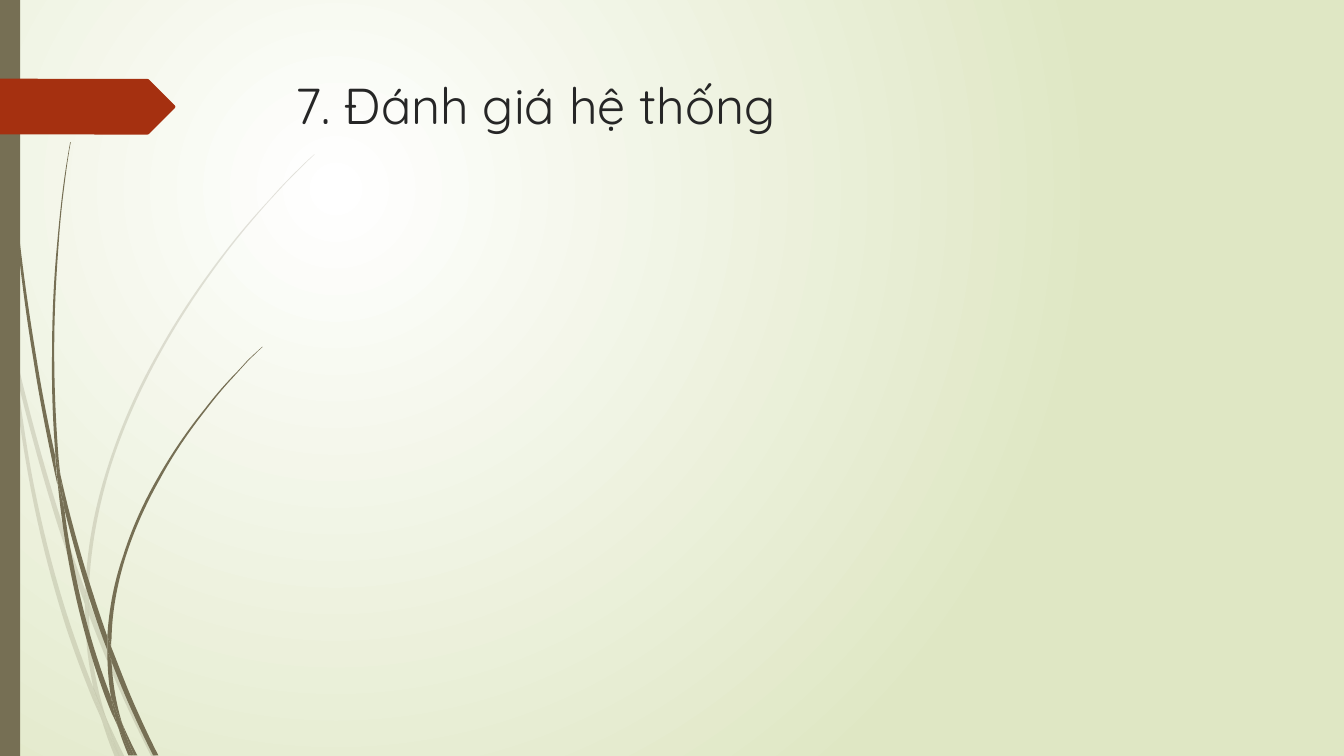
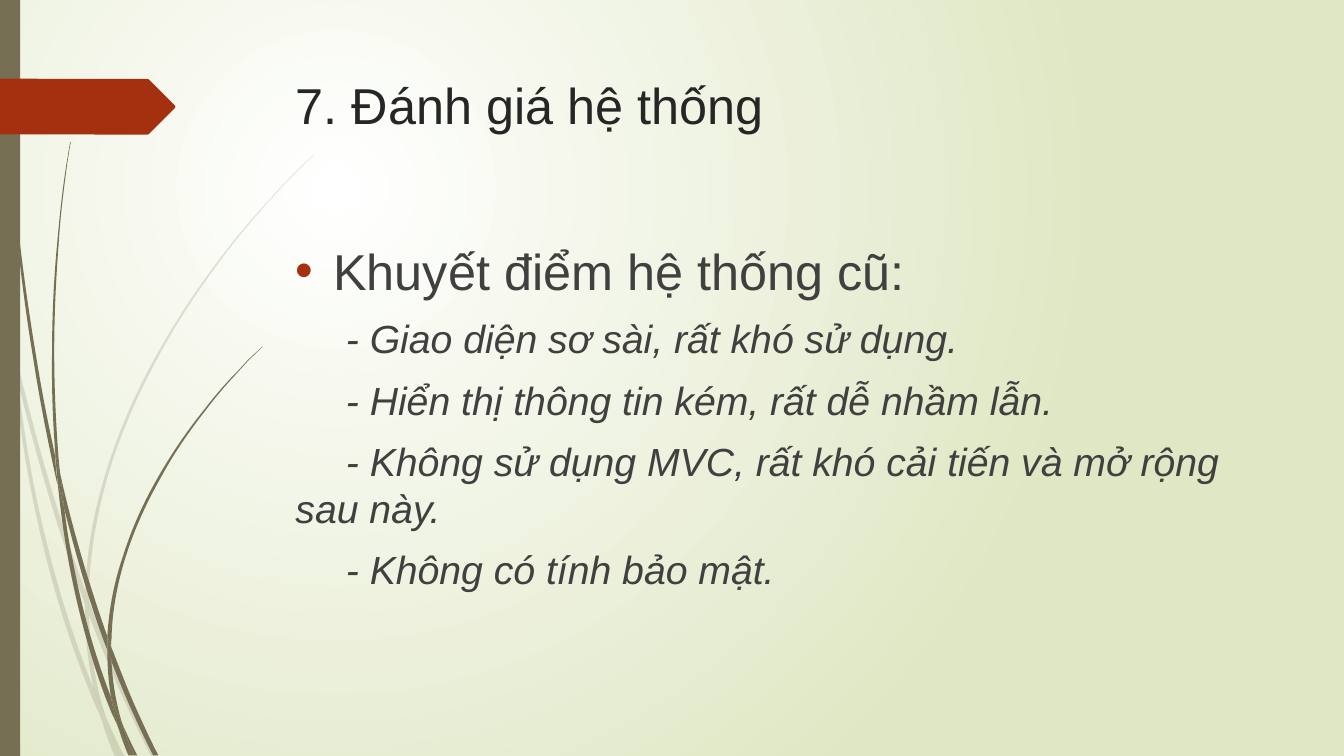
Before and after one commit to doanlecong/LVTN, a slide deck: slide 9 of docs/slide trình cô - bản 1.pptx. Drawn at 1344x756 pixels with LibreOffice and Linux fonts; fonts in the diff are those of the drawing. Boxes give left, top, right and bottom in pixels: in the first picture for what was removed or moved away, otherwise in the second. Text is boxed around its words. In the diff, an @@ line names an element or a change of style, - is before the commit and + after.

```diff
--- a/docs/slide trình cô - bản 1.pptx
+++ b/docs/slide trình cô - bản 1.pptx
@@ title "7. Đánh giá hệ thống" at bbox=[296, 85, 763, 134]: font Quicksand to Arial @@
@@ text added at bbox=[295, 250, 1219, 592], 28 pt, text #404040, italic @@
+• Khuyết điểm hệ thống cũ:
+- Giao diện sơ sài, rất khó sử dụng.
+- Hiển thị thông tin kém, rất dễ nhầm lẫn.
+- Không sử dụng MVC, rất khó cải tiến và mở rộng sau này.
+- Không có tính bảo mật.
```
Also in this commit, not shown: 8 other slides changed, 3 slides added, 1 slide removed.
